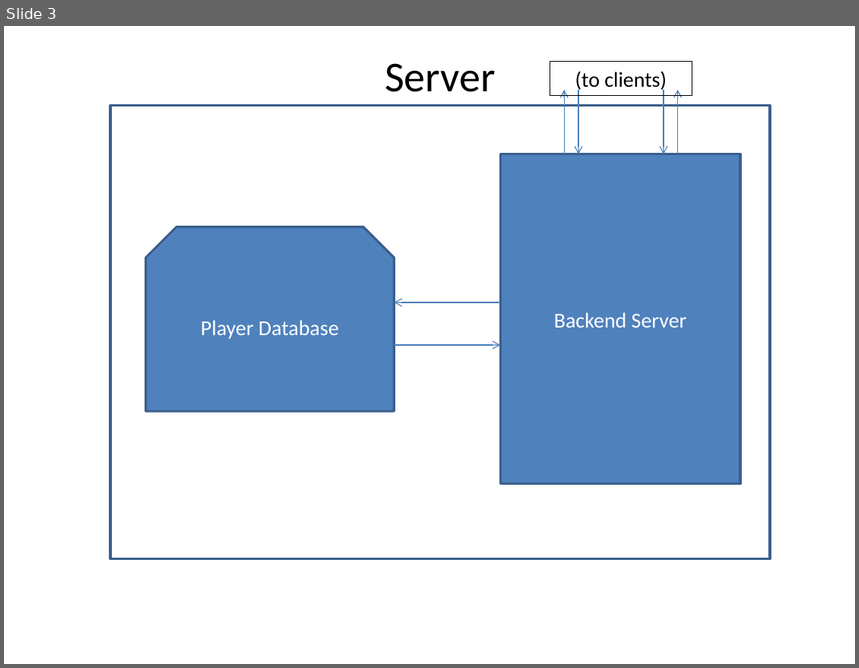
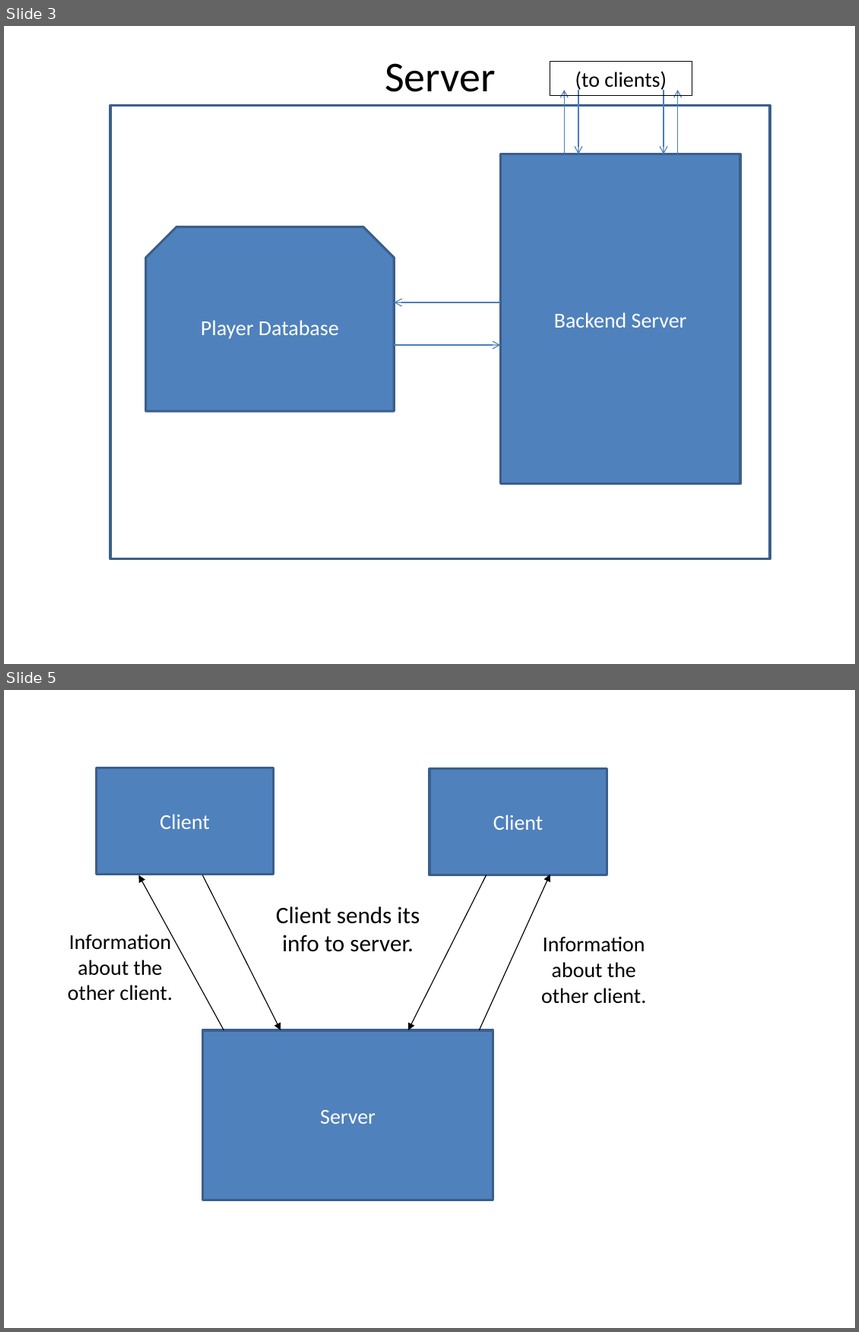
Before and after one commit to njchristian/Multiplayer-Game, a slide deck: Design Doc Figures.pptx. Shown one above the other, each under a label of ours: slide 3 before the commit, slides 3 and 5 after it; the slides between them are not shown. The pictures are 859x668 and 859x1332 pixels, drawn with LibreOffice and Linux fonts; fonts in the diff are those of the drawing. Boxes give left, top, right and bottom in pixels: in the first picture for what was removed or moved away, otherwise in the second. Text is boxed around its words. In the diff, an @@ line names an element or a change of style, - is before the commit and + after.

Commit message:
A lot more work on the design doc. It should be just about finished.

```diff
--- a/Design Doc Figures.pptx
+++ b/Design Doc Figures.pptx
@@ slide 5 added at [4, 690, 855, 1328], background #FFFFFF @@
@@ rectangle added at [96, 768, 273, 875], fill #4F81BD, outline #3A5F8C 2 pt, 18 pt, text #FFFFFF @@
+Client
@@ rectangle added at [430, 769, 607, 875], fill #4F81BD, outline #3A5F8C 2 pt, 18 pt, text #FFFFFF @@
+Client
@@ arrow added from (224, 1030) to (139, 875), #000000 0.75 pt @@
@@ arrow added from (202, 875) to (281, 1030), #000000 0.75 pt @@
@@ arrow added from (487, 875) to (408, 1030), #000000 0.75 pt @@
@@ arrow added from (479, 1030) to (550, 875), #000000 0.75 pt @@
@@ text added at [276, 907, 420, 952], 20 pt, text #000000 @@
+Client sends its info to server.
@@ text added at [68, 932, 172, 1001], 18 pt, text #000000 @@
+Information about the other client.
@@ text added at [541, 936, 646, 1004], 18 pt, text #000000 @@
+Information about the other client.
@@ rectangle added at [202, 1030, 493, 1201], fill #4F81BD, outline #3A5F8C 2 pt, 18 pt, text #FFFFFF @@
+Server
```
Also in this commit, not shown: 1 other slide added, 1 other file.
